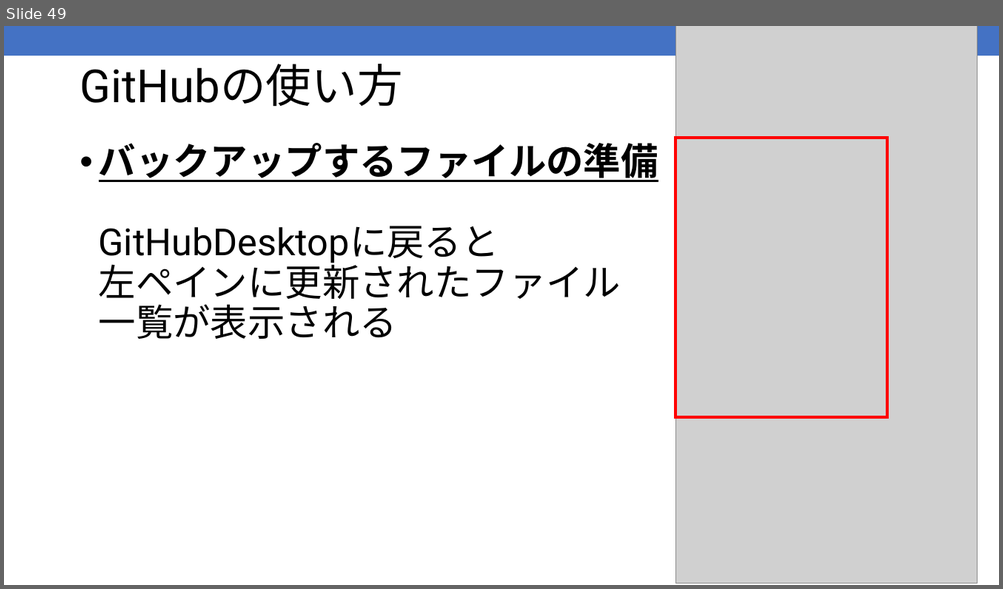
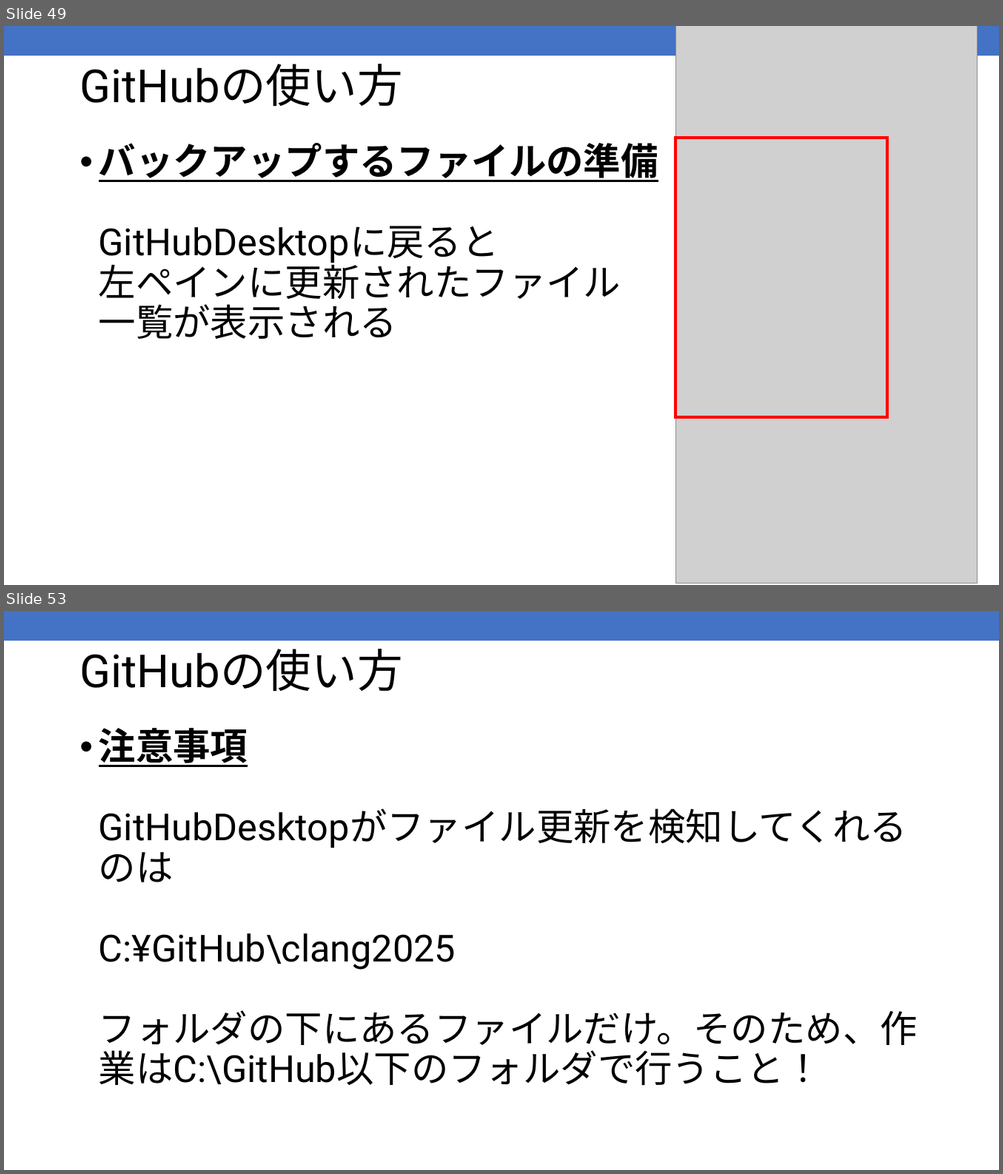
Before and after one commit to kic-murata/cpp2025, a slide deck: 授業資料/GitHub登録方法.pptx. Shown one above the other, each under a label of ours: slide 49 before the commit, slides 49 and 53 after it; the slides between them are not shown. The pictures are 1003x589 and 1003x1174 pixels, drawn with LibreOffice and Linux fonts; fonts in the diff are those of the drawing; grey boxes stand for pictures. Boxes give left, top, right and bottom in pixels: in the first picture for what was removed or moved away, otherwise in the second. Text is boxed around its words. In the diff, an @@ line names an element or a change of style, - is before the commit and + after.

```diff
--- a/授業資料/GitHub登録方法.pptx
+++ b/授業資料/GitHub登録方法.pptx
@@ slide 53 added at (4,611,999,1170), background #FFFFFF; not listed: 1 template element that a slide beside it also shows @@
@@ title added at (79,649,402,692), 44 pt, text #000000 @@
+GitHubの使い方
@@ text added at (99,728,917,1086), 36 pt, text #000000 @@
+• 注意事項
+  GitHubDesktopがファイル更新を検知してくれる
+  のは
+  C:¥GitHub\clang2025
+  フォルダの下にあるファイルだけ。そのため、作業はC:\GitHub以下のフォルダで行うこと！
```
Also in this commit, not shown: 3 slides changed, 2 other slides added, 1 other file.
